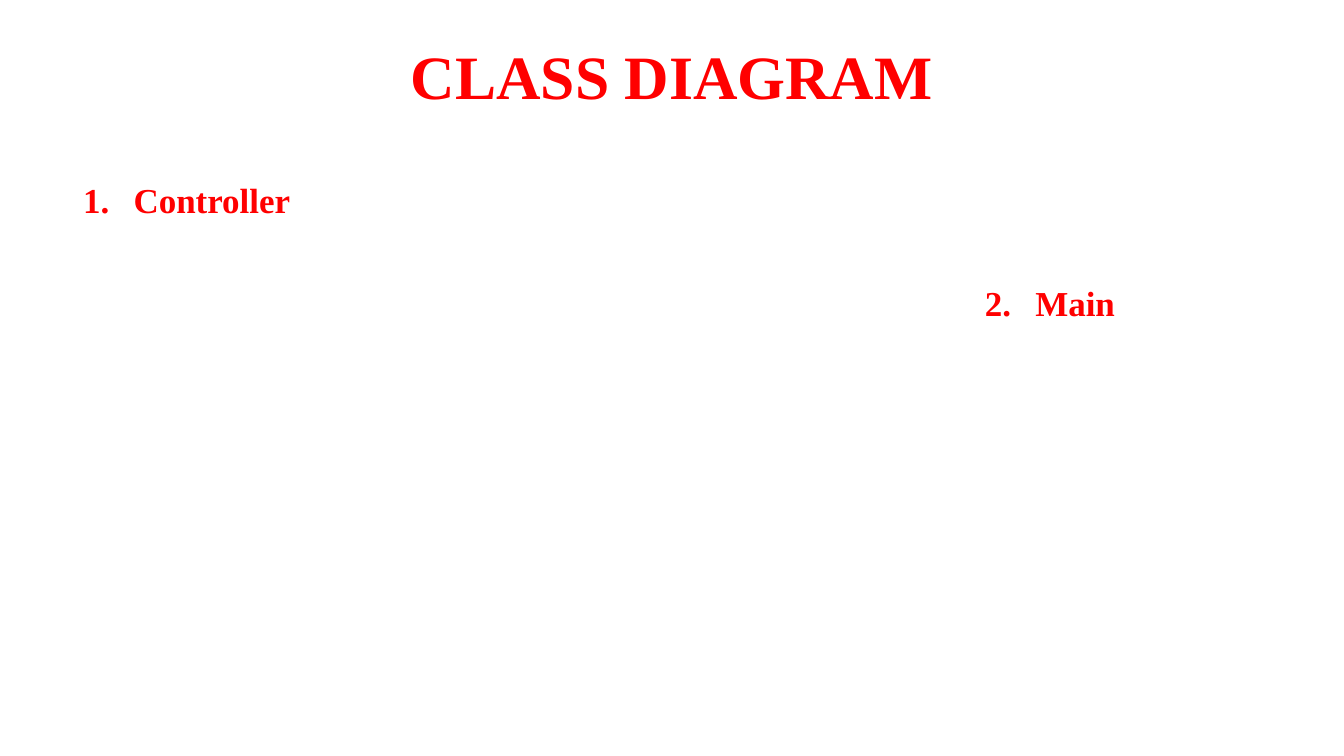
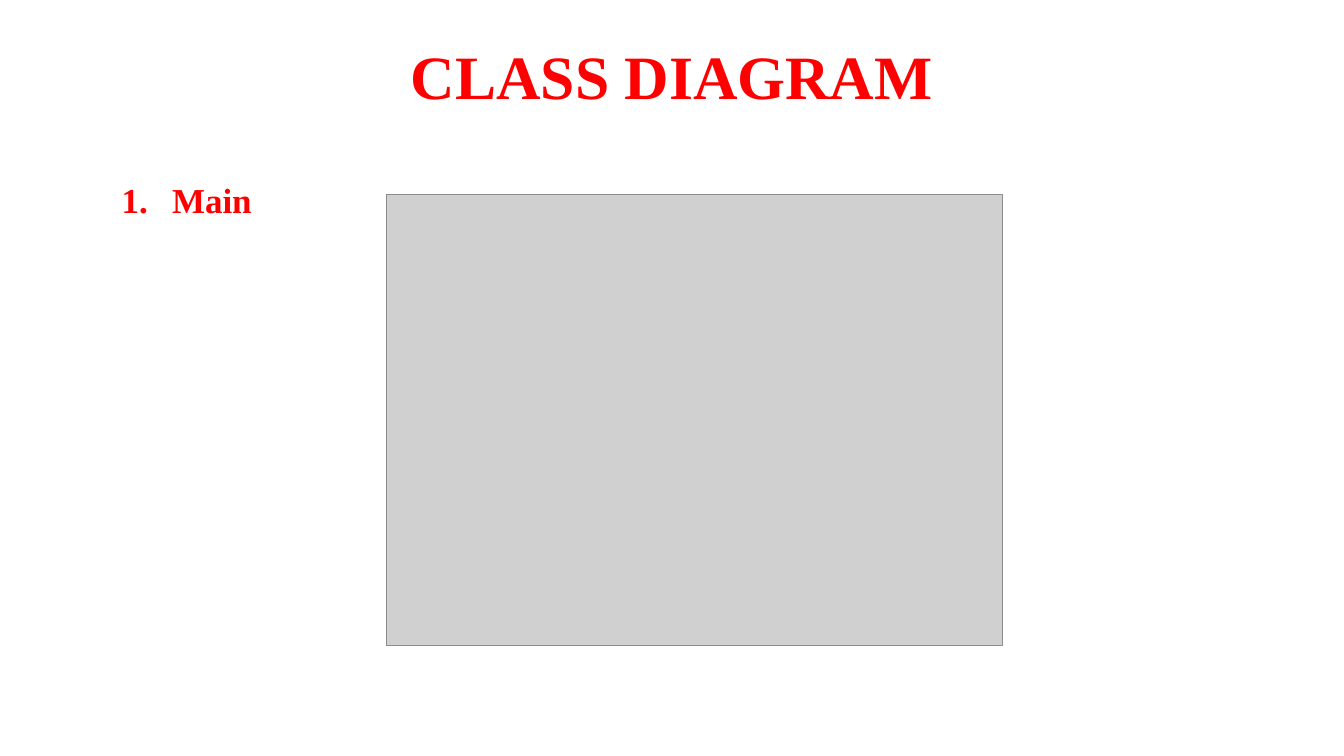
Before and after one commit to Djondang/Projet_UML-Java, a slide deck: slide 10 of model/PROJET UML.pptx (slide 11 before the commit). Drawn at 1344x756 pixels with LibreOffice and Linux fonts; fonts in the diff are those of the drawing; grey boxes stand for pictures. Boxes give left, top, right and bottom in pixels: in the first picture for what was removed or moved away, otherwise in the second. Text is boxed around its words. In the diff, an @@ line names an element or a change of style, - is before the commit and + after.

```diff
--- a/model/PROJET UML.pptx
+++ b/model/PROJET UML.pptx
@@ text at [172,188,252,214]: text changed @@
-1. Controller
+1. Main
@@ picture added at [386,195,1002,645] @@
@@ text removed at [1035,291,1115,317] @@
-2. Main
```
Also in this commit, not shown: 10 other slides changed, 1 slide added, 4 slides removed.
